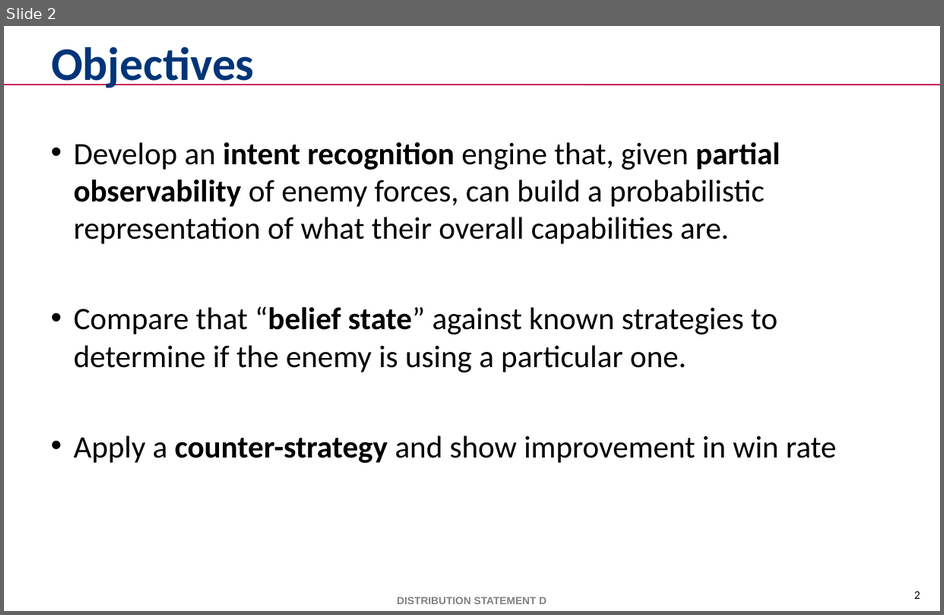
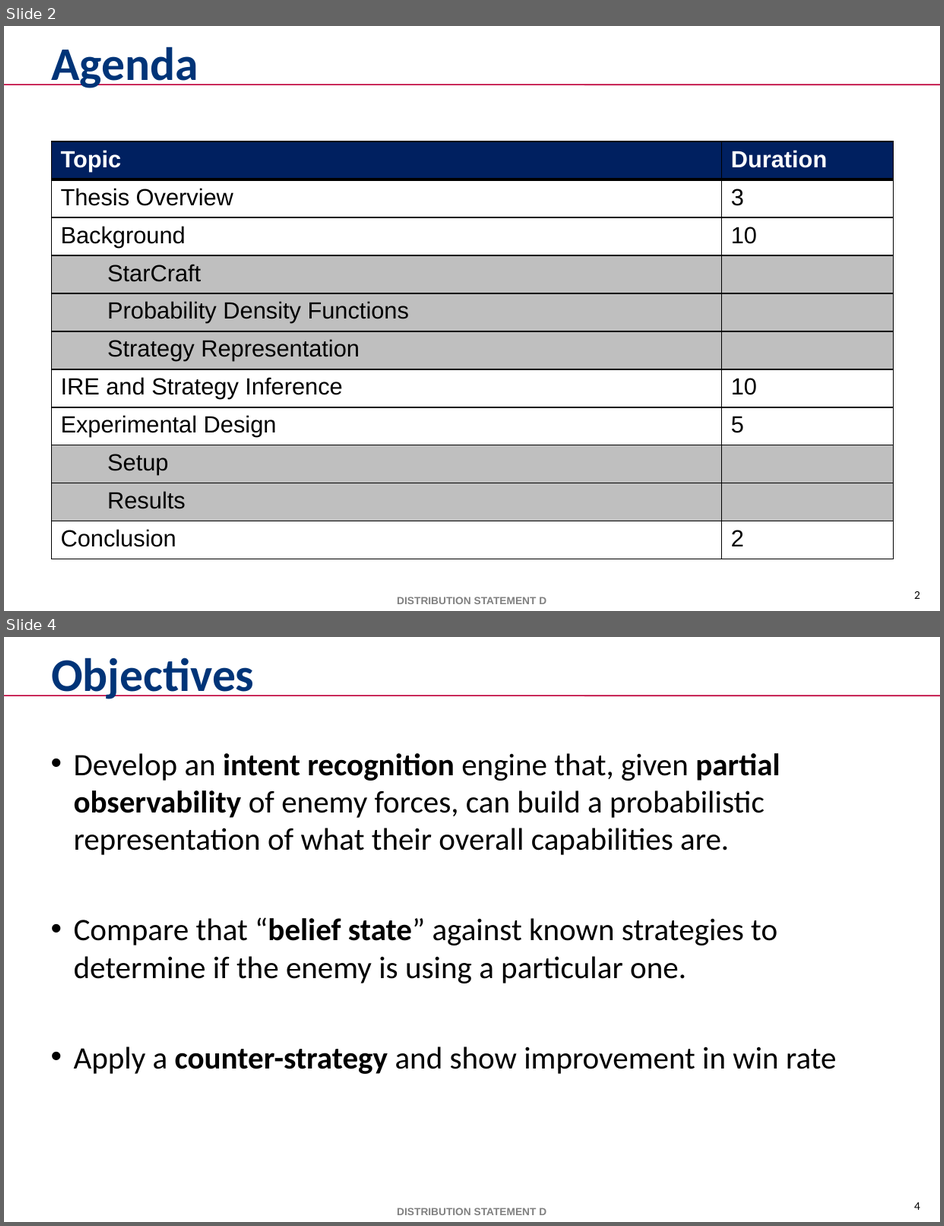
Before and after one commit to mikewkozak/IRE, a slide deck: Documentation/mkozak - Intent Recognition Engine.pptx. Shown one above the other, each under a label of ours: slide 2 before the commit, slides 2 and 4 after it; the slides between them are not shown. The pictures are 944x615 and 944x1226 pixels, drawn with LibreOffice and Linux fonts; fonts in the diff are those of the drawing; background and template pictures are left out. Boxes give left, top, right and bottom in pixels: in the first picture for what was removed or moved away, otherwise in the second. Text is boxed around its words. In the diff, an @@ line names an element or a change of style, - is before the commit and + after.

Commit message:
Thesis updates and major updates to thesis presentation slides

```diff
--- a/Documentation/mkozak - Intent Recognition Engine.pptx
+++ b/Documentation/mkozak - Intent Recognition Engine.pptx
@@ slide 2 added at bbox=[4, 26, 940, 611], background #FFFFFF; not listed: 3 template elements that a slide beside it also shows @@
@@ title added at bbox=[51, 47, 198, 88], 36 pt, text #003478, bold @@
+Agenda
@@ table added at bbox=[52, 142, 893, 559], 11 rows, 2 columns @@
+Topic | Duration
+Thesis Overview | 3
+Background | 10
+StarCraft | 
+Probability Density Functions | 
+Strategy Representation | 
+IRE and Strategy Inference | 10
+Experimental Design | 5
+Setup | 
+Results | 
+Conclusion | 2
@@ what was slide 2 is now slide 4 @@
@@ page number at bbox=[914, 1202, 921, 1210]: text changed @@
-2
+4
```
Also in this commit, not shown: 10 slides changed, 20 other slides added, 1 slide removed, 5 other files.
